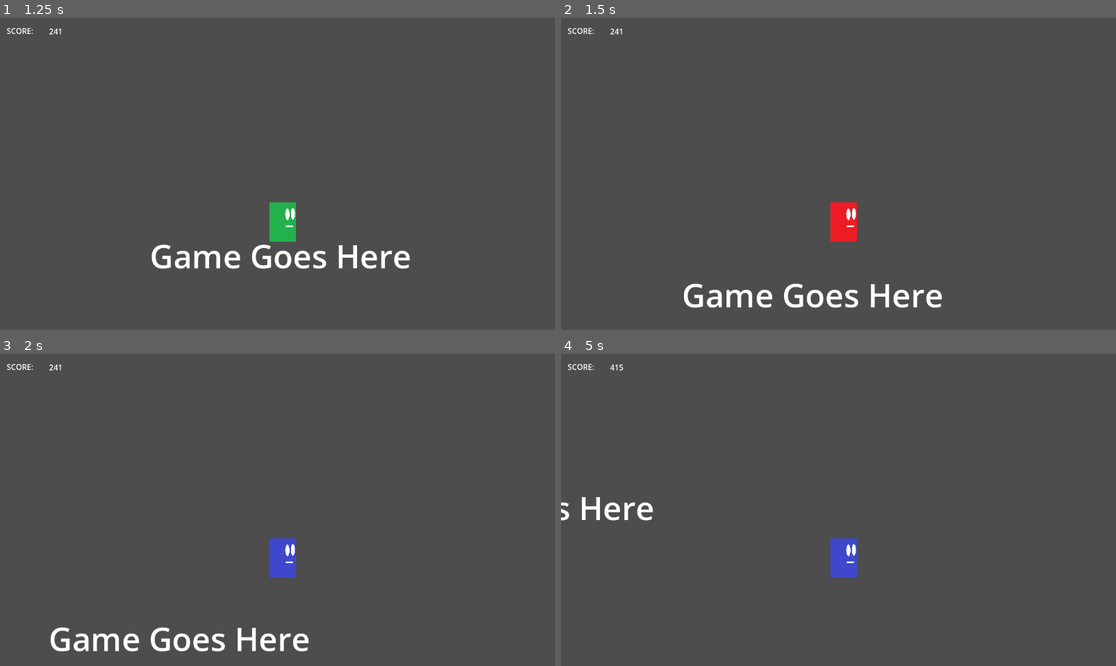
Above: before the commit, frames 1-4 (two rows, left to right).
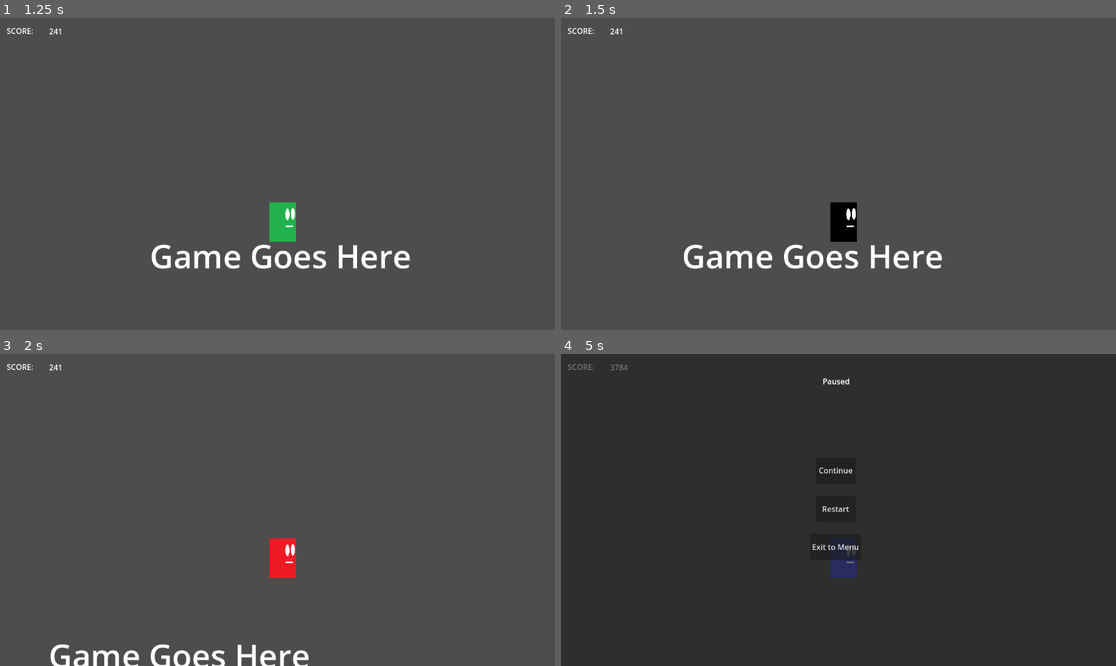
Above: after the commit, the same moments.

Repository: red-star-fighter/Test-Game-Project-2
Game: Godot game, scene res://Main Menu.tscn
The game is run twice, just before and just after one commit, with the same random seed, the same clock (stepped at 60 frames per second) and the same inputs.
Inputs:
- Up to frame 1 (1.25 s): click "Play" at 0.5 s
- Up to frame 2 (1.5 s): tap Enter (ui_accept) at 1.25, 1.35 s; hold Right (ui_right) from 1.28 s (still down)
- Up to frame 3 (2 s): keep holding Right (ui_right); tap Space (jump, bound only after the commit) at 1.52, 1.55, 1.82 s
- Up to frame 4 (5 s): tap Space (jump, bound only after the commit) at 2.1, 2.27, 2.57, 3.05, 3.77, 4.07, 4.35, 4.52, 4.82 s; tap Enter (ui_accept) at 2.3, 2.85, 3.6 s; release Right (ui_right) at 2.78 s; hold Left (ui_left) 2.78-3.53 s; hold Right (ui_right) from 3.53 s (still down); tap Escape (menu, bound only after the commit) at 4.9 s

Frame 1 is identical in both runs. In frame 2, 3.2% of the frame differs, in the area x 22-69%, y 59-93%; in frame 3, 3.0%; in frame 4, 100%, in the area x 0-100%, y 0-100%.

Commit message:
Added pause menu and changed inputs

Diff:
--- /dev/null
+++ b/Game World.gd
@@ -0,0 +1,12 @@
+extends Node2D
+
+
+# Called when the node enters the scene tree for the first time.
+func _ready():
+	pass # Replace with function body.
+
+
+# Called every frame. 'delta' is the elapsed time since the previous frame.
+func _process(delta):
+	if Input.is_action_just_pressed("restart"):
+		get_tree().reload_current_scene()
--- a/Game World.tscn
+++ b/Game World.tscn
@@ -1,11 +1,14 @@
-[gd_scene load_steps=3 format=3 uid="uid://bpojgbfgd4vj6"]
+[gd_scene load_steps=5 format=3 uid="uid://bpojgbfgd4vj6"]
 
 [ext_resource type="PackedScene" uid="uid://cdj1dk2txixxl" path="res://Player/Player.tscn" id="1_g200y"]
+[ext_resource type="Script" path="res://Game World.gd" id="1_pgtpn"]
+[ext_resource type="PackedScene" uid="uid://bxsp5kmg33ibc" path="res://pause_menu.tscn" id="2_2a8qh"]
 
 [sub_resource type="RectangleShape2D" id="RectangleShape2D_p7sp5"]
 size = Vector2(554, 65)
 
 [node name="GameWorld" type="Node2D"]
+script = ExtResource("1_pgtpn")
 
 [node name="Label" type="Label" parent="."]
 offset_left = 263.0
@@ -24,3 +27,10 @@
 
 [node name="CharacterBody2D" parent="." instance=ExtResource("1_g200y")]
 position = Vector2(528, 91)
+
+[node name="Pause Menu" parent="CharacterBody2D" instance=ExtResource("2_2a8qh")]
+visible = false
+offset_left = -575.0
+offset_top = -466.0
+offset_right = -575.0
+offset_bottom = -466.0
--- a/Player/Player.gd
+++ b/Player/Player.gd
@@ -19,17 +19,17 @@
 		doublej = false
 
 	# Handles jump input and player jump animation.
-	if Input.is_action_just_pressed("ui_accept") and is_on_floor():
+	if Input.is_action_just_pressed("jump") and is_on_floor():
 		velocity.y = JUMP_VELOCITY
 		anim.play("Jump")
-	elif Input.is_action_just_pressed("ui_accept") and not is_on_floor() and doublej == false:
+	elif Input.is_action_just_pressed("jump") and not is_on_floor() and doublej == false:
 		velocity.y = JUMP_VELOCITY
 		anim.play("Jump")
 		doublej = true
 
 	# Gets the input direction and handles the movement/deceleration.
 	# As good practice, you should replace UI actions with custom gameplay actions.
-	var direction = Input.get_axis("ui_left", "ui_right")
+	var direction = Input.get_axis("moveLeft", "moveRight")
 
 	# Flips sprite sheet based on direction.
 	if direction == -1:
--- /dev/null
+++ b/pause_menu.gd
@@ -0,0 +1,24 @@
+extends Control
+
+
+# Called when the node enters the scene tree for the first time.
+func _ready():
+	pass # Replace with function body.
+
+
+# Called every frame. 'delta' is the elapsed time since the previous frame.
+func _process(delta):
+	if Input.is_action_just_pressed("menu"):
+		$".".visible = !$".".visible
+
+
+func _on_continue_pressed():
+	$".".visible = false
+
+
+func _on_restart_pressed():
+	get_tree().reload_current_scene()
+
+
+func _on_exit_pressed():
+	get_tree().change_scene_to_file("res://Main Menu.tscn")
--- /dev/null
+++ b/pause_menu.tscn
@@ -0,0 +1,56 @@
+[gd_scene load_steps=2 format=3 uid="uid://bxsp5kmg33ibc"]
+
+[ext_resource type="Script" path="res://pause_menu.gd" id="1_2ouuv"]
+
+[node name="Pause Menu" type="Control"]
+layout_mode = 3
+anchors_preset = 15
+anchor_right = 1.0
+anchor_bottom = 1.0
+grow_horizontal = 2
+grow_vertical = 2
+script = ExtResource("1_2ouuv")
+
+[node name="Panel" type="Panel" parent="."]
+layout_mode = 0
+offset_left = -5.0
+offset_top = -5.0
+offset_right = 1156.0
+offset_bottom = 655.0
+
+[node name="Label" type="Label" parent="Panel"]
+layout_mode = 0
+offset_top = -2.0
+offset_right = 1152.0
+offset_bottom = 129.0
+text = "Paused"
+horizontal_alignment = 1
+vertical_alignment = 1
+
+[node name="Continue" type="Button" parent="Panel"]
+layout_mode = 0
+offset_left = 533.0
+offset_top = 222.0
+offset_right = 616.0
+offset_bottom = 276.0
+text = "Continue"
+
+[node name="Restart" type="Button" parent="Panel"]
+layout_mode = 0
+offset_left = 533.0
+offset_top = 302.0
+offset_right = 616.0
+offset_bottom = 356.0
+text = "Restart"
+
+[node name="Exit" type="Button" parent="Panel"]
+layout_mode = 0
+offset_left = 521.0
+offset_top = 381.0
+offset_right = 627.0
+offset_bottom = 435.0
+text = "Exit to Menu"
+
+[connection signal="pressed" from="Panel/Continue" to="." method="_on_continue_pressed"]
+[connection signal="pressed" from="Panel/Restart" to="." method="_on_restart_pressed"]
+[connection signal="pressed" from="Panel/Exit" to="." method="_on_exit_pressed"]
--- a/project.godot
+++ b/project.godot
@@ -15,6 +15,48 @@
 config/features=PackedStringArray("4.2", "Forward Plus")
 config/icon="res://icon.svg"
 
+[input]
+
+moveLeft={
+"deadzone": 0.5,
+"events": [Object(InputEventKey,"resource_local_to_scene":false,"resource_name":"","device":-1,"window_id":0,"alt_pressed":false,"shift_pressed":false,"ctrl_pressed":false,"meta_pressed":false,"pressed":false,"keycode":0,"physical_keycode":65,"key_label":0,"unicode":97,"echo":false,"script":null)
+, Object(InputEventKey,"resource_local_to_scene":false,"resource_name":"","device":-1,"window_id":0,"alt_pressed":false,"shift_pressed":false,"ctrl_pressed":false,"meta_pressed":false,"pressed":false,"keycode":0,"physical_keycode":4194319,"key_label":0,"unicode":0,"echo":false,"script":null)
+]
+}
+moveRight={
+"deadzone": 0.5,
+"events": [Object(InputEventKey,"resource_local_to_scene":false,"resource_name":"","device":-1,"window_id":0,"alt_pressed":false,"shift_pressed":false,"ctrl_pressed":false,"meta_pressed":false,"pressed":false,"keycode":0,"physical_keycode":68,"key_label":0,"unicode":100,"echo":false,"script":null)
+, Object(InputEventKey,"resource_local_to_scene":false,"resource_name":"","device":-1,"window_id":0,"alt_pressed":false,"shift_pressed":false,"ctrl_pressed":false,"meta_pressed":false,"pressed":false,"keycode":0,"physical_keycode":4194321,"key_label":0,"unicode":0,"echo":false,"script":null)
+]
+}
+moveUp={
+"deadzone": 0.5,
+"events": [Object(InputEventKey,"resource_local_to_scene":false,"resource_name":"","device":-1,"window_id":0,"alt_pressed":false,"shift_pressed":false,"ctrl_pressed":false,"meta_pressed":false,"pressed":false,"keycode":0,"physical_keycode":87,"key_label":0,"unicode":119,"echo":false,"script":null)
+, Object(InputEventKey,"resource_local_to_scene":false,"resource_name":"","device":-1,"window_id":0,"alt_pressed":false,"shift_pressed":false,"ctrl_pressed":false,"meta_pressed":false,"pressed":false,"keycode":0,"physical_keycode":4194320,"key_label":0,"unicode":0,"echo":false,"script":null)
+]
+}
+moveDown={
+"deadzone": 0.5,
+"events": [Object(InputEventKey,"resource_local_to_scene":false,"resource_name":"","device":-1,"window_id":0,"alt_pressed":false,"shift_pressed":false,"ctrl_pressed":false,"meta_pressed":false,"pressed":false,"keycode":0,"physical_keycode":83,"key_label":0,"unicode":115,"echo":false,"script":null)
+, Object(InputEventKey,"resource_local_to_scene":false,"resource_name":"","device":-1,"window_id":0,"alt_pressed":false,"shift_pressed":false,"ctrl_pressed":false,"meta_pressed":false,"pressed":false,"keycode":0,"physical_keycode":4194322,"key_label":0,"unicode":0,"echo":false,"script":null)
+]
+}
+jump={
+"deadzone": 0.5,
+"events": [Object(InputEventKey,"resource_local_to_scene":false,"resource_name":"","device":-1,"window_id":0,"alt_pressed":false,"shift_pressed":false,"ctrl_pressed":false,"meta_pressed":false,"pressed":false,"keycode":0,"physical_keycode":32,"key_label":0,"unicode":32,"echo":false,"script":null)
+]
+}
+menu={
+"deadzone": 0.5,
+"events": [Object(InputEventKey,"resource_local_to_scene":false,"resource_name":"","device":-1,"window_id":0,"alt_pressed":false,"shift_pressed":false,"ctrl_pressed":false,"meta_pressed":false,"pressed":false,"keycode":0,"physical_keycode":4194305,"key_label":0,"unicode":0,"echo":false,"script":null)
+]
+}
+restart={
+"deadzone": 0.5,
+"events": [Object(InputEventKey,"resource_local_to_scene":false,"resource_name":"","device":-1,"window_id":0,"alt_pressed":false,"shift_pressed":false,"ctrl_pressed":false,"meta_pressed":false,"pressed":false,"keycode":0,"physical_keycode":82,"key_label":0,"unicode":114,"echo":false,"script":null)
+]
+}
+
 [rendering]
 
 textures/canvas_textures/default_texture_filter=0
